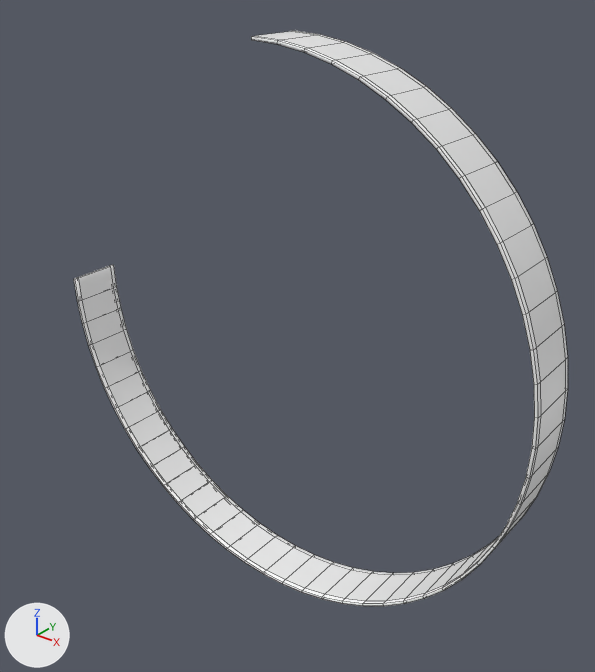
One commit to the FBX model Assets/Meshes/Notes/NormalNote/NormalNote12.fbx: the scene before it, then after it.
One viewpoint serves both versions: a 50 mm camera at (1.66, -1.963, 1.247) aimed at (0.093, -0.005, 0.033). Every picture has the same lights, and +X, +Y and +Z are marked at lower left. Mesh edges are drawn as thin lines.

The older version as bpy lines, for what is in view:
```python
me_cylinder_031 = bpy.data.meshes.new('Cylinder.031')
me_cylinder_031.from_pydata(...)  # 392 vertices, 390 faces; spans x -0.99..0.99, y -0.1..0.1, z -0.99..0.99
# faces by material slot: [98, 292]
me_cylinder_031.materials.append(mat_mat_normalnote)  # white #ffffff
me_cylinder_031.materials.append(mat_mat_normalnoteedge)  # white #ffffff
ob_normalnote12 = bpy.data.objects.new('NormalNote12', me_cylinder_031)
ob_normalnote12.location = (0.0, 0.0, 0.0)
```
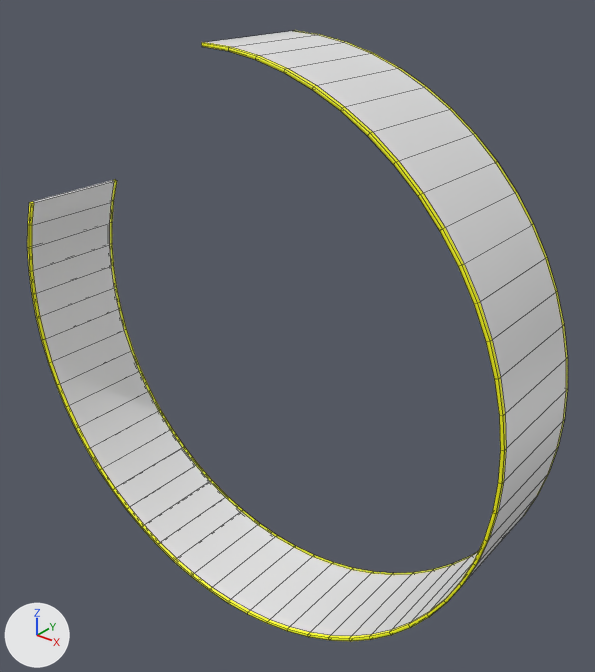
The newer file is also turned or shifted as a whole; pictures and numbers use the older file's frame.

Location of each change, [x1, y1, x2, y2] in pixels of the pictures (595 x 672 px):
'NormalNote12', reshaped (9% wider, 6% taller)
    before: [74, 31, 568, 606]
    after: [27, 31, 568, 641]
part 1 of me_cylinder_031, built on
    before: [74, 36, 541, 606]
    after: [27, 42, 506, 641]
part 2 of me_cylinder_031, recoloured
    before: [79, 31, 565, 601]
    after: [36, 31, 566, 636]
part 3 of me_cylinder_031, recoloured (white to yellow)
    both: [111, 31, 568, 575]

Patch to the scene script:
```diff
--- a/Assets/Meshes/Notes/NormalNote/NormalNote12.fbx.py
+++ b/Assets/Meshes/Notes/NormalNote/NormalNote12.fbx.py
@@ mat_mat_tmp0 @@
+mat_mat_tmp0 = principled_material('Mat_tmp0')
+mat_mat_tmp0.base_color = (0.8, 0.8, 0.8)  # white #e7e7e7
@@ mat_mat_tmp1 @@
+mat_mat_tmp1 = principled_material('Mat_tmp1')
+mat_mat_tmp1.base_color = (1.0, 1.0, 0.0)  # yellow #ffff00
@@ me_cylinder_031 @@
 # used by ob_normalnote12; location = (0.0, 0.0, 0.0)
-me_cylinder_031.from_pydata(...)  # 392 vertices, 390 faces; spans x -0.99..0.99, y -0.1..0.1, z -0.99..0.99
+me_cylinder_031.from_pydata(...)  # 424 vertices, 422 faces; spans x -0.99..0.99, y -0.3..0.1, z -0.99..0.99
+# me_cylinder_031 part 1
+# 2 vertices are removed from x -0.99..-0.98, y -0.1, z 0.0
+# 6 faces are deleted
+# 98 vertices in x -0.99..0.99, y -0.08, z -0.99..0.99 move by (0.0, -0.21, 0.0)
+# 96 vertices in x -0.99..0.99, y -0.1, z -0.99..0.99 move by (0.0, -0.2, 0.0)
+# 20 vertices are added at x -0.99..-0.91, y -0.3..0.1, z 0.1..0.38
+# 8 new vertices lie (0.0, 0.0, 0.1) away from vertices in x -0.99..-0.98, y -0.1..0.1, z -0.1..0.0
+# 6 new vertices lie (0.02, 0.0, 0.09) away from vertices in x -0.99..-0.98, y -0.29..0.1, z 0.1
+# 29 new faces join them, mat_mat_tmp1 (yellow #ffff00)
+# 9 new faces join them, mat_mat_tmp0 (white #e7e7e7)
+# me_cylinder_031 part 2: 97 faces spanning x -0.99..0.99, y -0.29..0.09, z -0.99..0.99 switch from mat_mat_normalnote (white #ffffff) to mat_mat_tmp0 (white #e7e7e7)
+# me_cylinder_031 part 3: 287 faces spanning x -0.99..0.99, y -0.3..0.1, z -0.99..0.99 switch from mat_mat_normalnoteedge (white #ffffff) to mat_mat_tmp1 (yellow #ffff00)
```
